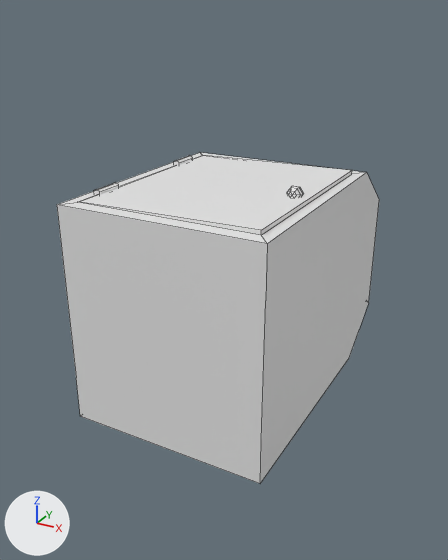
One commit to the FBX model zUMHbies_unity/Assets/Models/TrashCan/Trashcan.fbx: the scene before it, then after it.
Rendered twice from a camera (50 mm lens) standing at (0.00509, -0.01346, 0.0053) and looking at (-0.00153, -0.00142, -0.00072). Arrows for +X, +Y and +Z are at lower left; the lights stay in place. Both versions are drawn at frame 2 of the action 'Default Take'; the numbers are the values there. Mesh edges are drawn as thin lines. Vertices at the same position are counted once.

The first picture shows 'Trash'.
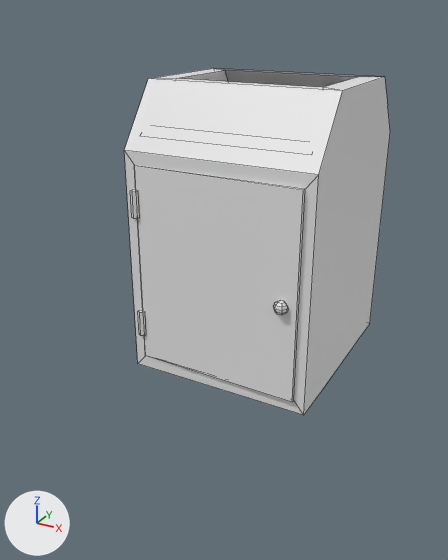
Boxes (x1, y1, x2, y2) around the edits, measured in the pictures (448 x 560 px):
'Trash', reshaped, turned
    before: (57, 153, 379, 484)
    after: (124, 68, 390, 415)
part 1 of me_trash, rebuilt
    before: (287, 186, 303, 197)
    after: (273, 300, 288, 315)
part 2 of me_trash, cut back
    before: (93, 158, 193, 195)
    after: (130, 190, 146, 335)

The edits, one by one:
me_trash is used by ob_trash; location (0.0, 0.0, 0.0); scale (0.01, 0.01, 0.01).
me_trash had 138 vertices, 108 faces and spanned x -0.429..0.235, y -0.434..0.369, z -0.41..0.518.
me_trash now has 132 vertices, 87 faces and spans x -0.429..0.235, y -0.434..0.369, z -0.41..0.518.
me_trash part 1: the loose piece of 32 vertices spanning x -0.014..0.023, y -0.119..-0.085, z 0.141..0.17 is rebuilt with 34 vertices and now spans x -0.014..0.023, y -0.117..-0.087, z 0.151..0.172.
Part 2, on me_trash:
8 vertices are removed from x -0.404..0.029, y -0.285..0.27, z -0.133..0.135.
17 faces are deleted.
8 vertices in x -0.413..-0.394, y -0.285..0.117, z 0.139 move by (0.0, 0.0, 0.002).
4 new faces join them, mat_tcanmetal (white #e7e7e7).
6 new faces join them, mat_tcanbags (white #e7e7e7).
Object 'Trash' (ob_trash) turns from (0, 0, 0) to (90, 0, 0) degrees about x, y and z.
